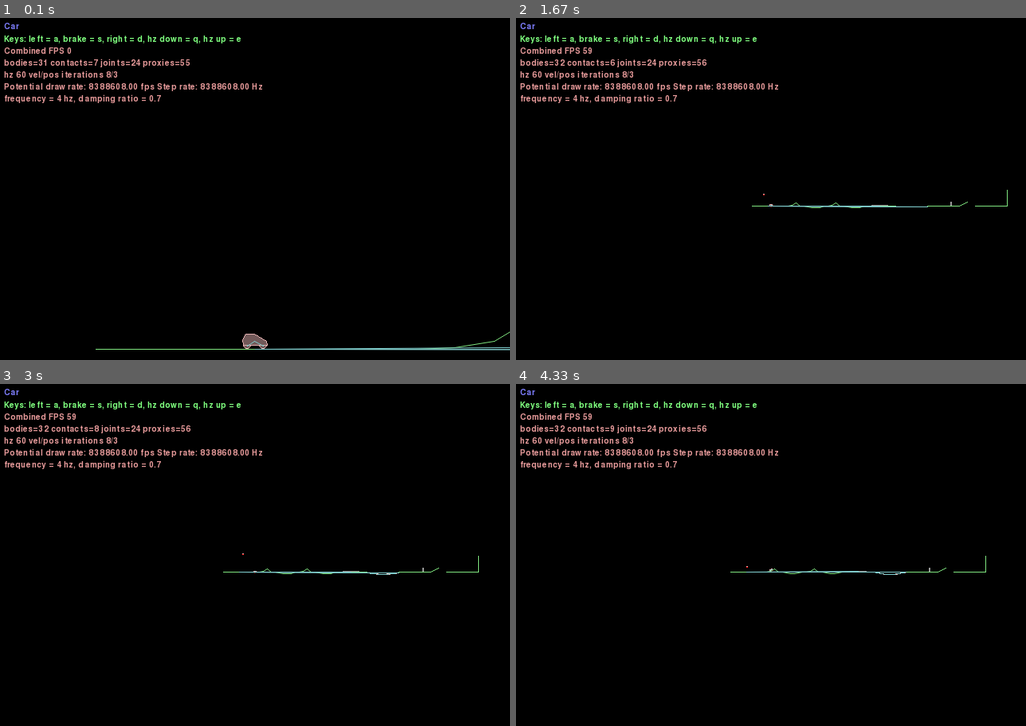
Above: before the commit, frames 1-4 (two rows, left to right).
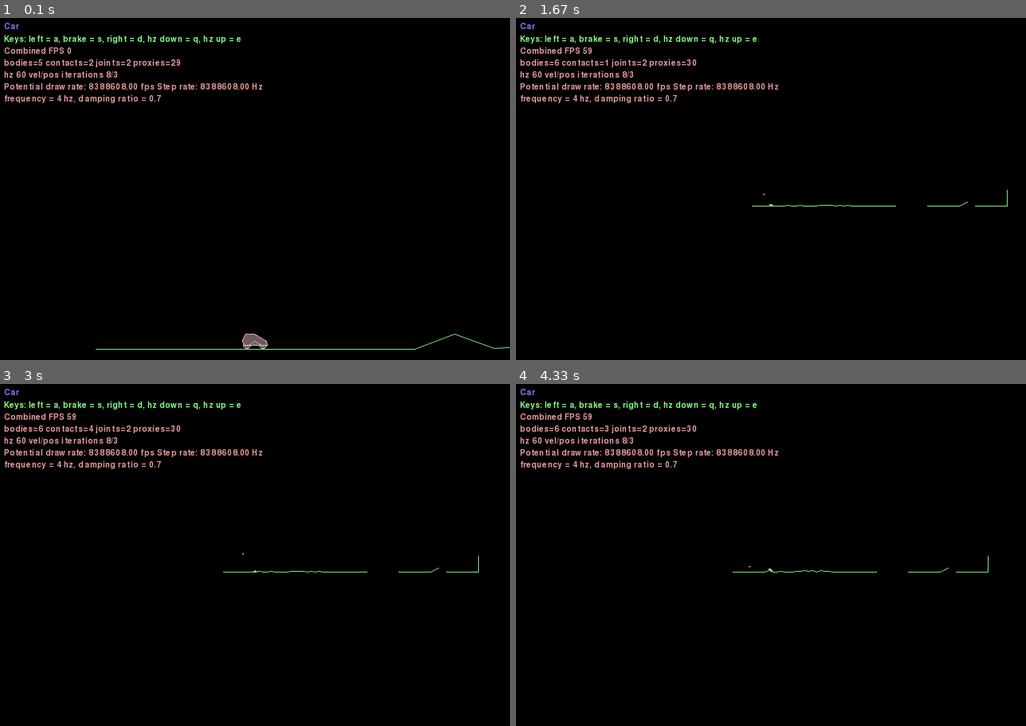
Above: after the commit, the same moments.

Repository: barteeek/2d_cars_evolution
Game: pygame game, started from examples/car.py
The game is run twice, just before and just after one commit, with the same random seed, the same clock (stepped at 60 frames per second) and the same inputs.
Inputs (mouse positions are in pixels of both pictures, inside the frame that each line leads up to):
- Up to frame 1 (0.1 s): no input
- Up to frame 2 (1.67 s): hold Right 0.33-0.8 s; move the mouse to (750, 206) at 0.37 s; hold Up 0.83-1.13 s; move the mouse to (771, 212) at 0.87 s; tap Space at 0.9, 1.23, 1.53 s; tap Z at 0.98 s; hold Right 1.17-1.63 s; move the mouse to (822, 274) at 1.2 s; tap Home at 1.32 s
- Up to frame 3 (3 s): hold Left 1.67-2.2 s; move the mouse to (96, 643) at 1.7 s; tap Space at 1.73, 2.03, 2.3, 2.63, 2.93 s; hold Down 2.23-2.53 s; move the mouse to (316, 589) at 2.27 s; tap Z at 2.38 s; hold Left 2.57-2.97 s; move the mouse to (265, 428) at 2.6 s; tap Home at 2.72 s
- Up to frame 4 (4.33 s): hold Up 3-3.37 s; move the mouse to (587, 544) at 3.03 s; tap Space at 3.07, 3.47, 3.77, 4.13 s; hold Right 3.4-4.03 s; move the mouse to (771, 602) at 3.43 s; tap Z at 3.55 s; hold Down from 4.07 s (still down); move the mouse to (964, 698) at 4.1 s; tap Home at 4.22 s

The runs differ from the first frame. In frame 1, 0.8% of the frame differs, in the area x 7-100%, y 11-98%; in frame 2, 0.5%; in frame 3, 0.6%; in frame 4, 0.6%.

Commit message:
car and wheel representation

Diff:
--- a/examples/car.py
+++ b/examples/car.py
@@ -21,6 +21,8 @@
 from .framework import (Framework, Keys, main)
 from .bridge import create_bridge
 from math import sqrt
+import numpy as np
+from random import random
 
 from Box2D import (b2CircleShape, b2EdgeShape, b2FixtureDef, b2PolygonShape,
                    b2_pi)
@@ -87,7 +89,81 @@
     return chassis, wheels, springs
 
 
-class Car (Framework):
+class WheelRepresentation:
+    def __init__(self):
+        random()
+
+    def __init__(self, wheelVer, axleAngl, wheelRad):
+        self.wheelVertex = wheelVer
+        self.axleAngle = axleAngl
+        self.wheelRadius = wheelRad
+
+    def get_chromosome(self):
+        return np.array([self.wheelVertex, self.axleAngle, self.wheelRadius])
+
+    def random(self):
+        self.wheelVertex = random()
+        self.axleAngle = random()
+        self.wheelRadius = random()
+
+class CarRepresentation:
+    def __init__(self, dampingRatio, body_dirs, body_mag, wheels):
+        self.dampingRatio = dampingRatio
+        self.body_directions = body_dirs
+        self.body_magnitudes = body_mag
+        self.wheels = wheels
+
+    def put_to_world(self, world):
+        asdasd
+
+    def get_chromosome(self):
+        return np.hstack([self.dampingRatio, self.body_direction, self.body_magnitudes] \
+            + [wheel.get_chromosome() for wheel in wheels])
+
+    def make_mutation(self, params):
+        asdasdasd
+
+    def random():
+        self.dampingRatio = random()
+        self.body_directions = np.rand(8)
+        self.body_magnitudes = np.rand(8)
+        self.wheels = []
+        for i in range(2): # hardcoded number of wheels
+            self.wheels += WheelRepresentation()
+
+class Track:
+    def __init__(self, length):
+        self.sticks = np.random.rand(length)
+    def put_to_world(self, world):
+        ground = world.CreateStaticBody(
+            shapes=b2EdgeShape(vertices=[(-20, 0), (20, 0)])
+        )
+
+        x, y1, dx = 20, 0, 5
+        vertices = self.sticks
+        for y2 in vertices * 2:  # iterate through vertices twice
+            ground.CreateEdgeFixture(
+                vertices=[(x, y1), (x + dx, y2)],
+                density=0,
+                friction=0.6,
+            )
+            y1 = y2
+            x += dx
+
+        x_offsets = [0, 80, 40, 20, 40]
+        x_lengths = [40, 40, 10, 40, 0]
+        y2s = [0, 0, 5, 0, 20]
+
+        for x_offset, x_length, y2 in zip(x_offsets, x_lengths, y2s):
+            x += x_offset
+            ground.CreateEdgeFixture(
+                vertices=[(x, 0), (x + x_length, y2)],
+                density=0,
+                friction=0.6,
+            )
+
+
+class Playground (Framework):
     name = "Car"
     description = "Keys: left = a, brake = s, right = d, hz down = q, hz up = e"
     hz = 4
@@ -96,37 +172,16 @@
     bridgePlanks = 20
 
     def __init__(self):
-        super(Car, self).__init__()
+        super(Playground, self).__init__()
+
+        track = Track(20)
+
+        track.put_to_world(self.world)
 
         # The ground -- create some terrain
-        ground = self.world.CreateStaticBody(
-            shapes=b2EdgeShape(vertices=[(-20, 0), (20, 0)])
-        )
-
-        x, y1, dx = 20, 0, 5
-        vertices = [0.25, 1, 4, 0, 0, -1, -2, -2, -1.25, 0]
-        for y2 in vertices * 2:  # iterate through vertices twice
-            ground.CreateEdgeFixture(
-                vertices=[(x, y1), (x + dx, y2)],
-                density=0,
-                friction=0.6,
-            )
-            y1 = y2
-            x += dx
-
-        x_offsets = [0, 80, 40, 20, 40]
-        x_lengths = [40, 40, 10, 40, 0]
-        y2s = [0, 0, 5, 0, 20]
-
-        for x_offset, x_length, y2 in zip(x_offsets, x_lengths, y2s):
-            x += x_offset
-            ground.CreateEdgeFixture(
-                vertices=[(x, 0), (x + x_length, y2)],
-                density=0,
-                friction=0.6,
-            )
 
         # Teeter
+        """
         body = self.world.CreateDynamicBody(
             position=(140, 0.90),
             fixtures=b2FixtureDef(
@@ -143,7 +198,6 @@
             upperAngle=8.0 * b2_pi / 180.0,
             enableLimit=True,
         )
-
         # Bridge
         create_bridge(self.world, ground, (2.0, 0.25),
                       (161.0, -0.125), self.bridgePlanks)
@@ -157,7 +211,7 @@
                     density=0.5,
                 )
             )
-
+        """
         car, wheels, springs = create_car(self.world, offset=(
             0.0, 1.0), wheel_radius=0.4, wheel_separation=2.0, scale=(1, 1))
         self.car = car
@@ -181,10 +235,10 @@
                 spring.springFrequencyHz = self.hz
 
     def Step(self, settings):
-        super(Car, self).Step(settings)
+        super(Playground, self).Step(settings)
         self.viewCenter = (self.car.position.x, 20)
         self.Print("frequency = %g hz, damping ratio = %g" %
                    (self.hz, self.zeta))
 
 if __name__ == "__main__":
-    main(Car)
+    main(Playground)
